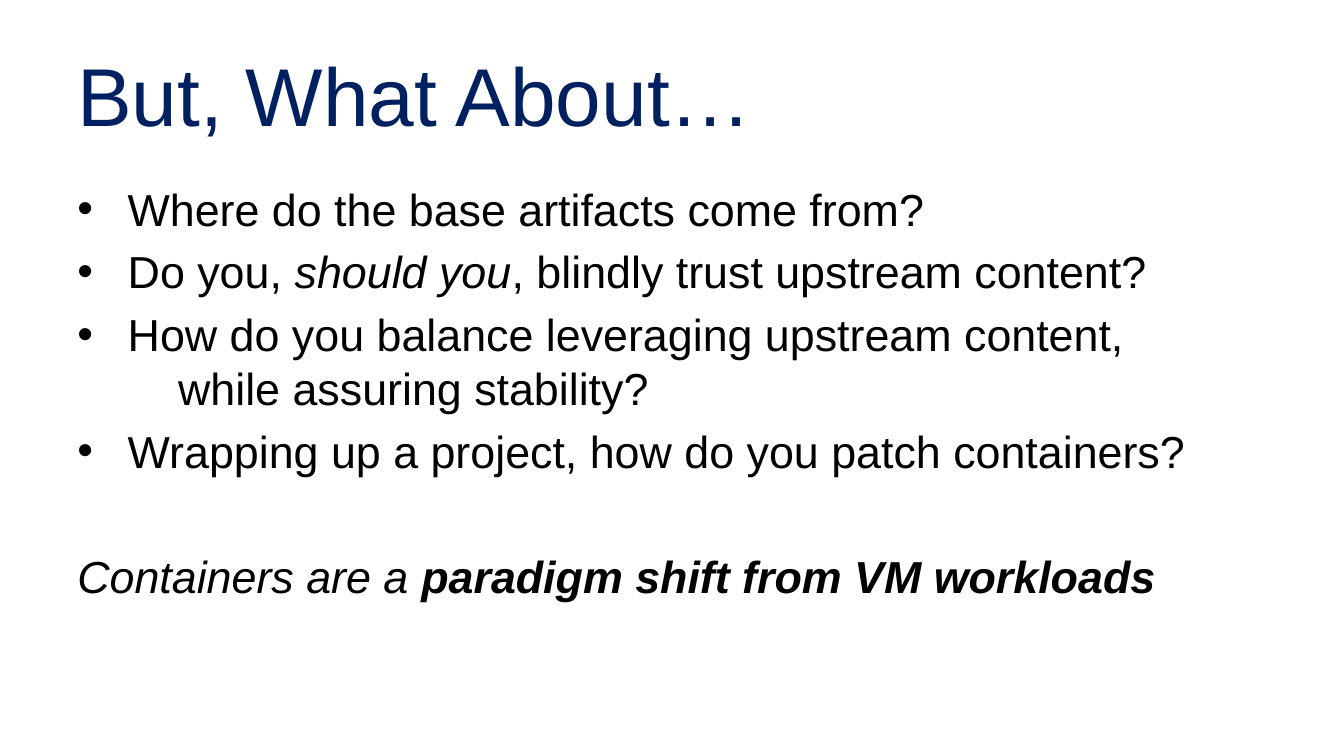
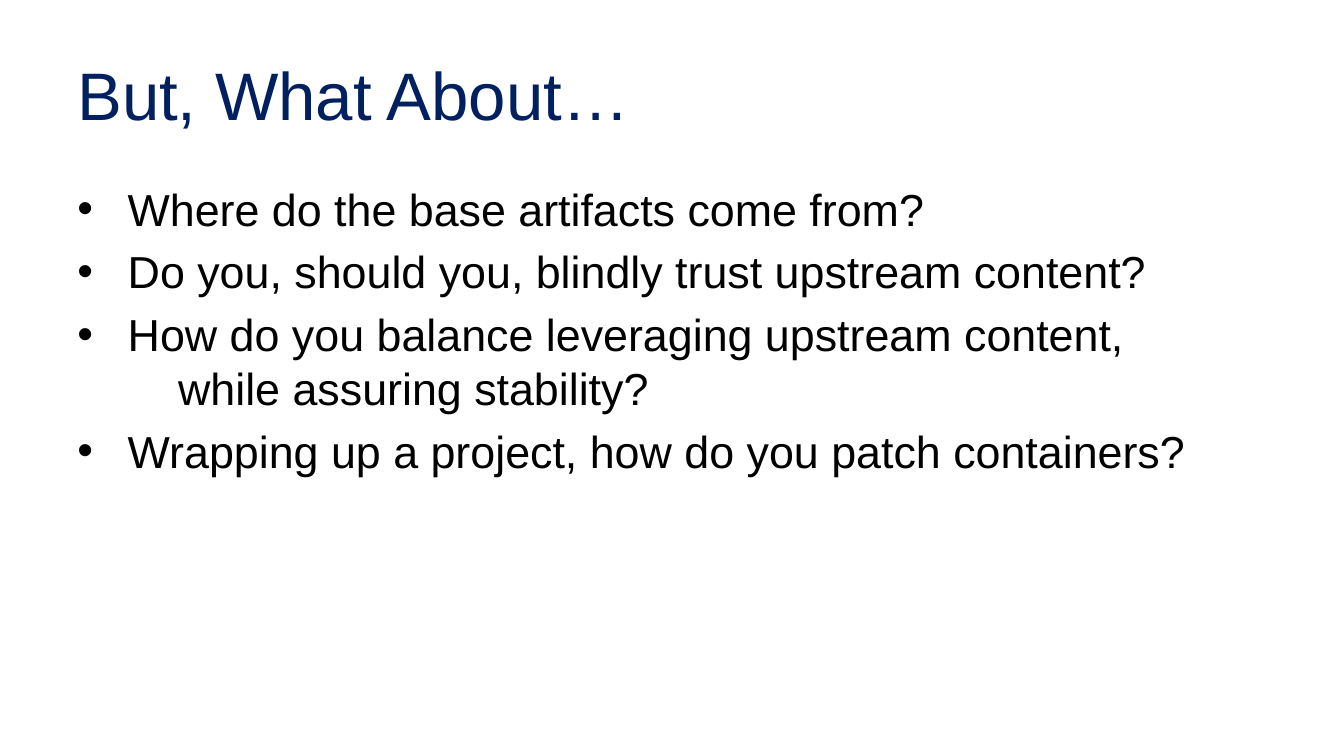
Before and after one commit to SteveLasker/Presentations, a slide deck: slide 3 of CloudContainersLive19-OSandFxPatching.pptx. Drawn at 1344x756 pixels with LibreOffice and Linux fonts; fonts in the diff are those of the drawing; background and template pictures are left out. Boxes give left, top, right and bottom in pixels: in the first picture for what was removed or moved away, otherwise in the second. Text is boxed around its words. In the diff, an @@ line names an element or a change of style, - is before the commit and + after.

```diff
--- a/CloudContainersLive19-OSandFxPatching.pptx
+++ b/CloudContainersLive19-OSandFxPatching.pptx
@@ title "But, What About…" at <box>77,71,630,129</box>: size 58.7 to 48 pt @@
@@ text at <box>128,255,1146,297</box>: italic off in "should you," @@
@@ text at <box>77,560,1156,602</box>: paragraph removed @@
-Containers are a paradigm shift from VM workloads
```
Also in this commit, not shown: 1 other slide changed, 7 slides added, 1 slide removed, 6 other files.
